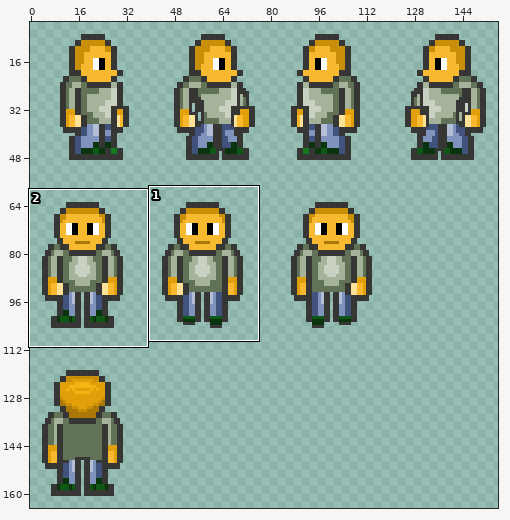
Two states of a sprite sheet, assets/img/Character Spritemap png.png. Above, an overview of the earlier version with the close-up marked.
Close-up. Before the commit:
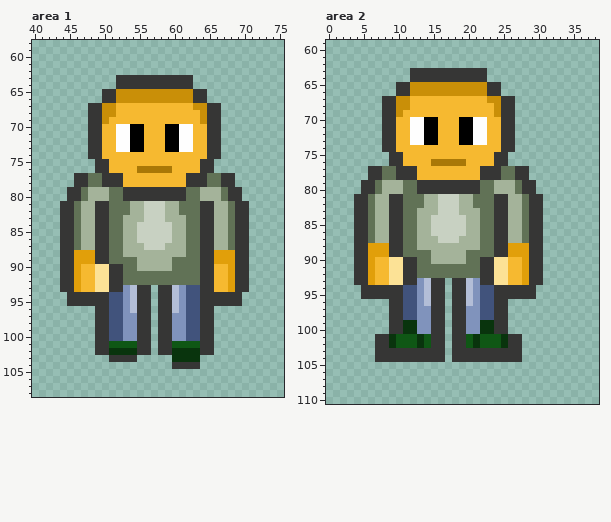
The file is 160x168 pixels. Colours within 5 levels of each other are drawn and written as one. Shown: area 1: x 40..75, y 58..108; area 2: x 0..38, y 59..110. The wide view leaves out empty margins. The commit also changed other parts of the picture, which this record leaves out.
And afterwards:
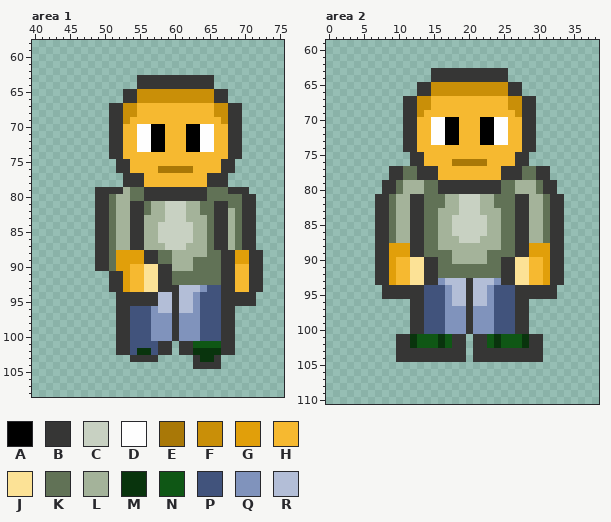
Palette (. is transparent): A #000000  B #363635  C #c8d1c2  D #fefefe  E #a97807  F #c98f08  G #e19f0a  H #f6b930  J #fce296  K #617256  L #a4b39a  M #09340d  N #0f5715  P #41537c  Q #8093bc  R #b3bed7
Change:
--- area 1
@@ x 40..75 @@
  62 ....................................
- 63 ............BBBBBBBBBBB.............
- 64 ............BBBBBBBBBBB.............
- 65 ..........BBFFFFFFFFFFFBB...........
- 66 ..........BBFFFFFFFFFFFBB...........
- 67 ........BBFFHHHHHHHHHHHFFBB.........
- 68 ........BBFFHHHHHHHHHHHHFBB.........
- 69 ........BBFHHHHHHHHHHHHHFBB.........
- 70 ........BBHHDDAAHHHAADDHHBB.........
- 71 ........BBHHDDAAHHHAADDHHBB.........
- 72 ........BBHHDDAAHHHAADDHHBB.........
- 73 ........BBHHDDAAHHHAADDHHBB.........
- 74 ........BBHHHHHHHHHHHHHHHBB.........
- 75 .........BBHHHHHHHHHHHHHBB..........
- 76 .........BBHHHHEEEEEHHHHBB..........
- 77 ......BBKKBBBHHHHHHHHHBBBKKBB.......
- 78 ......BBKKBBBHHHHHHHHHBBBKKBB.......
- 79 .....BBKLLLKKBBBBBBBBBKKLLLKBB......
- 80 .....BBKLLLKKBBBBBBBBBKKLLLKBB......
- 81 ....BBKLLBBKKKLLCCCLLKKKBBLLKBB.....
- 82 ....BBKLLBBKKKLLCCCLLKKKBBLLKBB.....
- 83 ....BBKLLBBKKLLLCCCLLLKKBBLLKBB.....
- 84 ....BBKLLBBKKLLCCCCCLLKKBBLLKBB.....
- 85 ....BBKLLBBKKLLCCCCCLLKKBBLLKBB.....
- 86 ....BBKLLBBKKLLCCCCCLLKKBBLLKBB.....
- 87 ....BBKLLBBKKLLLCCCLLLKKBBLLKBB.....
- 88 ....BBGGGBBKKLLLLLLLLLKKBBGGGBB.....
- 89 ....BBGGGBBKKKKLLLLLKKKKBBGGGBB.....
- 90 ....BBGHHJJBBKKLLLLLKKKKBBHHGBB.....
- 91 ....BBGHHJJBBKKKKKKKKKKKBBHHGBB.....
- 92 ....BBGHHJJBBKKKKKKKKKKKBBHHGBB.....
- 93 ....BBGHHJJBBQRBB.BBRQPPBBHHGBB.....
- 94 .....BBBBBBPPQRBB.BBRQPPBBBBBB......
- 95 .....BBBBBBPPQRBB.BBRQPPBBBBBB......
- 96 .........BBPPQRBB.BBRQPPBB..........
- 97 .........BBPPQQBB.BBQQPPBB..........
- 98 .........BBPPQQBB.BBQQPPBB..........
- 99 .........BBPPQQBB.BBQQPPBB..........
-100 .........BBPPQQBB.BBQQPPBB..........
-101 .........BBNNNNBB.BBNNNNBB..........
-102 .........BBMMMMBB.BBMMMMBB..........
-103 ...........BBBB.....MMMM............
-104 ....................BBBB............
+ 63 ...............BBBBBBBBBBB..........
+ 64 ...............BBBBBBBBBBB..........
+ 65 .............BBFFFFFFFFFFFBB........
+ 66 .............BBFFFFFFFFFFFBB........
+ 67 ...........BBFFHHHHHHHHHHHFFBB......
+ 68 ...........BBFFHHHHHHHHHHHFFBB......
+ 69 ...........BBFHHHHHHHHHHHHHFBB......
+ 70 ...........BBHHDDAAHHHAADDHHBB......
+ 71 ...........BBHHDDAAHHHAADDHHBB......
+ 72 ...........BBHHDDAAHHHAADDHHBB......
+ 73 ...........BBHHDDAAHHHAADDHHBB......
+ 74 ...........BBHHHHHHHHHHHHHHHBB......
+ 75 ............BBHHHHHHHHHHHHHBB.......
+ 76 ............BBHHHHEEEEEHHHHBB.......
+ 77 .............BBBHHHHHHHHHBBB........
+ 78 .............BBBHHHHHHHHHBBB........
+ 79 .........BBBBLKKBBBBBBBBBKKKBBB.....
+ 80 .........BBKLLKKBBBBBBBBBKKKKKBB....
+ 81 .........BBKLLBBKLLCCCLLKKBBKKBB....
+ 82 .........BBKLLBBKLLCCCLLKKBBLKBB....
+ 83 .........BBKLLBBLLLCCCLLLKBBLKBB....
+ 84 .........BBKLLBBLLCCCCCLLKBBLKBB....
+ 85 .........BBKLLBBLLCCCCCLLKBBLKBB....
+ 86 .........BBKLLBBLLCCCCCLLKBBLKBB....
+ 87 .........BBKLLBBLLLCCCLLLKBBLKBB....
+ 88 .........BBKGGGGBBKKLLLLLKKBBGGBB...
+ 89 .........BBKGGGGBBKKLLLKKKKBBGGBB...
+ 90 .........BBKGGHHJJBBLLLKKKKBBHHBB...
+ 91 ...........BBGHHJJBBKKKKKKKBBHHBB...
+ 92 ...........BBGHHJJBBKKKKKKKBBHHBB...
+ 93 ...........BBGHHJJBBBRRRQPPBBHHBB...
+ 94 ............BBBBBBRRBRRQPPPBBBBB....
+ 95 ............BBBBBBRRBRRQPPPBBBBB....
+ 96 ............BBPPPQRRBRRQPPPBB.......
+ 97 ............BBPPPQQQBQQQPPPBB.......
+ 98 ............BBPPPQQQBQQQPPPBB.......
+ 99 ............BBPPPQQQBQQQPPPBB.......
+100 ............BBPPPQQQBQQQPPPBB.......
+101 ............BBPPPPBB.BBNNNNBB.......
+102 ............BBPMMPBB.BBMMMMBB.......
+103 ..............BBBB.....BMMB.........
+104 .......................BBBB.........
 105 ....................................
--- area 2
@@ x 0..38 @@
  62 .......................................
- 63 ............BBBBBBBBBBB................
- 64 ............BBBBBBBBBBB................
- 65 ..........BBFFFFFFFFFFFBB..............
- 66 ..........BBFFFFFFFFFFFBB..............
- 67 ........BBFFHHHHHHHHHHHFFBB............
- 68 ........BBFFHHHHHHHHHHHHFBB............
- 69 ........BBFHHHHHHHHHHHHHFBB............
- 70 ........BBHHDDAAHHHAADDHHBB............
- 71 ........BBHHDDAAHHHAADDHHBB............
- 72 ........BBHHDDAAHHHAADDHHBB............
- 73 ........BBHHDDAAHHHAADDHHBB............
- 74 ........BBHHHHHHHHHHHHHHHBB............
- 75 .........BBHHHHHHHHHHHHHBB.............
- 76 .........BBHHHHEEEEEHHHHBB.............
- 77 ......BBKKBBBHHHHHHHHHBBBKKBB..........
- 78 ......BBKKBBBHHHHHHHHHBBBKKBB..........
- 79 .....BBKLLLKKBBBBBBBBBKKLLLKBB.........
- 80 .....BBKLLLKKBBBBBBBBBKKLLLKBB.........
- 81 ....BBKLLBBKKKLLCCCLLKKKBBLLKBB........
- 82 ....BBKLLBBKKKLLCCCLLKKKBBLLKBB........
- 83 ....BBKLLBBKKLLLCCCLLLKKBBLLKBB........
- 84 ....BBKLLBBKKLLCCCCCLLKKBBLLKBB........
- 85 ....BBKLLBBKKLLCCCCCLLKKBBLLKBB........
- 86 ....BBKLLBBKKLLCCCCCLLKKBBLLKBB........
- 87 ....BBKLLBBKKLLLCCCLLLKKBBLLKBB........
- 88 ....BBGGGBBKKLLLLLLLLLKKBBGGGBB........
- 89 ....BBGGGBBKKKKLLLLLKKKKBBGGGBB........
- 90 ....BBGHHJJBBKKLLLLLKKBBJJHHGBB........
- 91 ....BBGHHJJBBKKKKKKKKKBBJJHHGBB........
- 92 ....BBGHHJJBBKKKKKKKKKBBJJHHGBB........
- 93 ....BBGHHJJBBQRBB.BBRQBBJJHHGBB........
- 94 .....BBBBBBPPQRBB.BBRQPPBBBBBB.........
- 95 .....BBBBBBPPQRBB.BBRQPPBBBBBB.........
- 96 .........BBPPQRBB.BBRQPPBB.............
- 97 .........BBPPQQBB.BBQQPPBB.............
- 98 .........BBPPQQBB.BBQQPPBB.............
- 99 .........BBMMQQBB.BBQQMMBB.............
-100 .........BBMMQQBB.BBQQMMBB.............
-101 .......BBMNNNMNBB.BBNMNNNMBB...........
-102 .......BBMNNNMNBB.BBNMNNNMBB...........
-103 .......BBBBBBBBBB.BBBBBBBBBB...........
-104 .......BBBBBBBBBB.BBBBBBBBBB...........
+ 63 ...............BBBBBBBBBBB.............
+ 64 ...............BBBBBBBBBBB.............
+ 65 .............BBFFFFFFFFFFFBB...........
+ 66 .............BBFFFFFFFFFFFBB...........
+ 67 ...........BBFFHHHHHHHHHHHFFBB.........
+ 68 ...........BBFFHHHHHHHHHHHFFBB.........
+ 69 ...........BBFHHHHHHHHHHHHHFBB.........
+ 70 ...........BBHHDDAAHHHAADDHHBB.........
+ 71 ...........BBHHDDAAHHHAADDHHBB.........
+ 72 ...........BBHHDDAAHHHAADDHHBB.........
+ 73 ...........BBHHDDAAHHHAADDHHBB.........
+ 74 ...........BBHHHHHHHHHHHHHHHBB.........
+ 75 ............BBHHHHHHHHHHHHHBB..........
+ 76 ............BBHHHHEEEEEHHHHBB..........
+ 77 .........BBKKBBBHHHHHHHHHBBBKKBB.......
+ 78 .........BBKKBBBHHHHHHHHHBBBKKBB.......
+ 79 ........BBKLLLKKBBBBBBBBBKKLLLKBB......
+ 80 ........BBKLLLKKBBBBBBBBBKKLLLKBB......
+ 81 .......BBKLLBBKKKLLCCCLLKKKBBLLKBB.....
+ 82 .......BBKLLBBKKKLLCCCLLKKKBBLLKBB.....
+ 83 .......BBKLLBBKKLLLCCCLLLKKBBLLKBB.....
+ 84 .......BBKLLBBKKLLCCCCCLLKKBBLLKBB.....
+ 85 .......BBKLLBBKKLLCCCCCLLKKBBLLKBB.....
+ 86 .......BBKLLBBKKLLCCCCCLLKKBBLLKBB.....
+ 87 .......BBKLLBBKKLLLCCCLLLKKBBLLKBB.....
+ 88 .......BBGGGBBKKLLLLLLLLLKKBBGGGBB.....
+ 89 .......BBGGGBBKKKKLLLLLKKKKBBGGGBB.....
+ 90 .......BBGHHJJBBKKLLLLLKKBBJJHHGBB.....
+ 91 .......BBGHHJJBBKKKKKKKKKBBJJHHGBB.....
+ 92 .......BBGHHJJBBKKKKKKKKKBBJJHHGBB.....
+ 93 .......BBGHHJJBBQRRRBRRRQBBJJHHGBB.....
+ 94 ........BBBBBBPPPQRRBRRQPPPBBBBBB......
+ 95 ........BBBBBBPPPQRRBRRQPPPBBBBBB......
+ 96 ............BBPPPQRRBRRQPPPBB..........
+ 97 ............BBPPPQQQBQQQPPPBB..........
+ 98 ............BBPPPQQQBQQQPPPBB..........
+ 99 ............BBPPPQQQBQQQPPPBB..........
+100 ............BBPPPQQQBQQQPPPBB..........
+101 ..........BBMNNNMNBB.BBNMNNNMBB........
+102 ..........BBMNNNMNBB.BBNMNNNMBB........
+103 ..........BBBBBBBBBB.BBBBBBBBBB........
+104 ..........BBBBBBBBBB.BBBBBBBBBB........
 105 .......................................
Boxes around the changes in both close-ups, in picture pixels (x1, y1, x2, y2):
changed: (60, 75, 263, 369)
changed: (354, 68, 564, 362)
